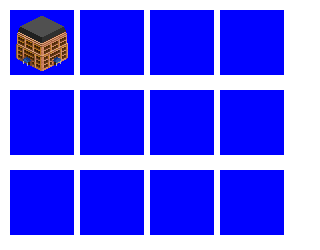
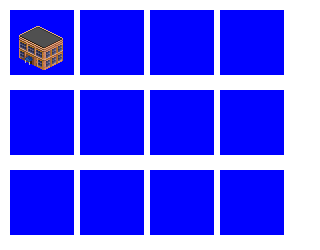
The second 320 × 250 image is a revision of the first. Changes to its layers:
painted on "reduce size" over [16, 16, 68, 71]
